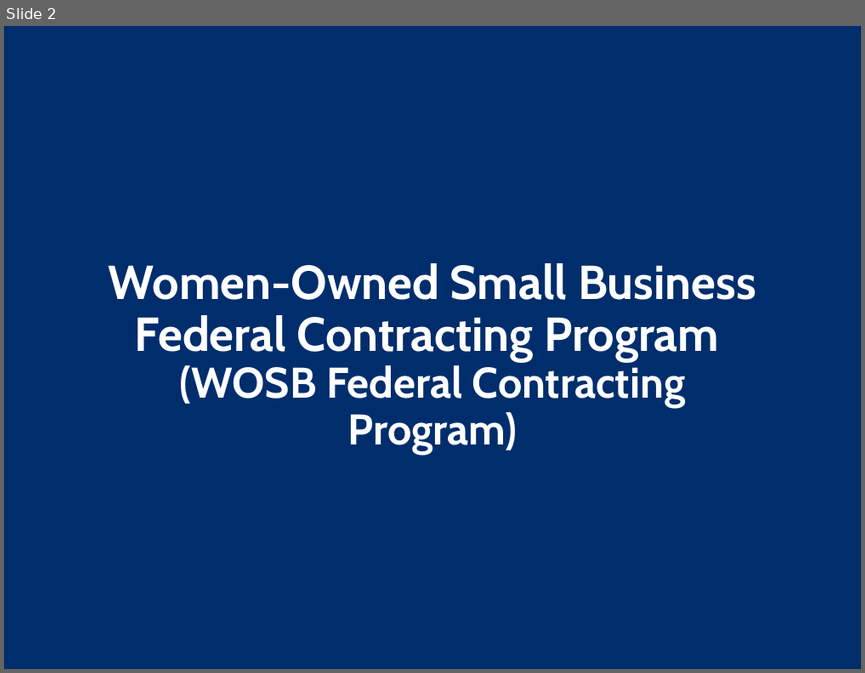
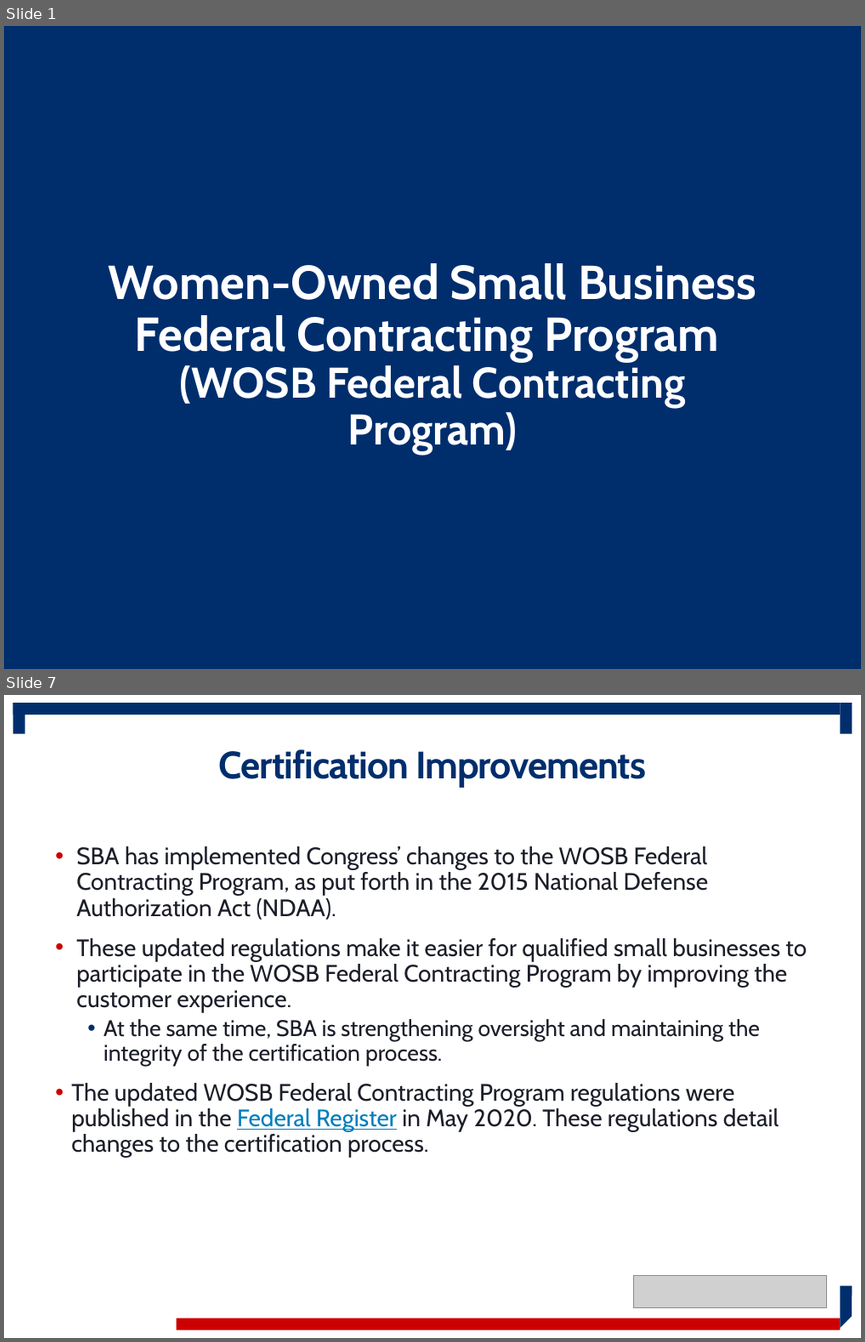
Before and after one commit to USSBA/brand, a slide deck: assets/sba/resource-partners/WOSB-ProgramOverview.pptx. Shown one above the other, each under a label of ours: slide 2 before the commit, slides 1 and 7 after it; the slides between them are not shown. The pictures are 865x673 and 865x1342 pixels, drawn with LibreOffice and Linux fonts; fonts in the diff are those of the drawing; grey boxes stand for pictures; background and template pictures are left out. Boxes give left, top, right and bottom in pixels: in the first picture for what was removed or moved away, otherwise in the second. Text is boxed around its words. In the diff, an @@ line names an element or a change of style, - is before the commit and + after.

```diff
--- a/assets/sba/resource-partners/WOSB-ProgramOverview.pptx
+++ b/assets/sba/resource-partners/WOSB-ProgramOverview.pptx
@@ slide 7 added at bbox=[4, 695, 861, 1338], background #FFFFFF @@
@@ rectangle added at bbox=[13, 703, 840, 715], fill #002E6D @@
@@ rectangle added at bbox=[13, 703, 25, 733], fill #002E6D @@
@@ rectangle added at bbox=[840, 703, 852, 733], fill #002E6D @@
@@ title added at bbox=[219, 749, 646, 787], 32 pt, text #002E6D, bold @@
+Certification Improvements
@@ text added at bbox=[71, 846, 806, 1157], 20 pt, text #1B1E29 @@
+• SBA has implemented Congress’ changes to the WOSB Federal Contracting Program, as put forth in the 2015 National Defense Authorization Act (NDAA).
+• These updated regulations make it easier for qualified small businesses to participate in the WOSB Federal Contracting Program by improving the customer experience.
+  • At the same time, SBA is strengthening oversight and maintaining the integrity of the certification process.
+• The updated WOSB Federal Contracting Program regulations were published in the Federal Register in May 2020. These regulations detail changes to the certification process.
@@ picture added at bbox=[634, 1275, 827, 1307] @@
@@ freeform shape added at bbox=[840, 1286, 852, 1327], fill #002E6D @@
@@ rectangle added at bbox=[176, 1317, 840, 1329], fill #CC0000 @@
@@ what was slide 2 is now slide 1 @@
```
Also in this commit, not shown: 14 slides changed, 20 other slides added, 7 slides removed, 1 other file.
